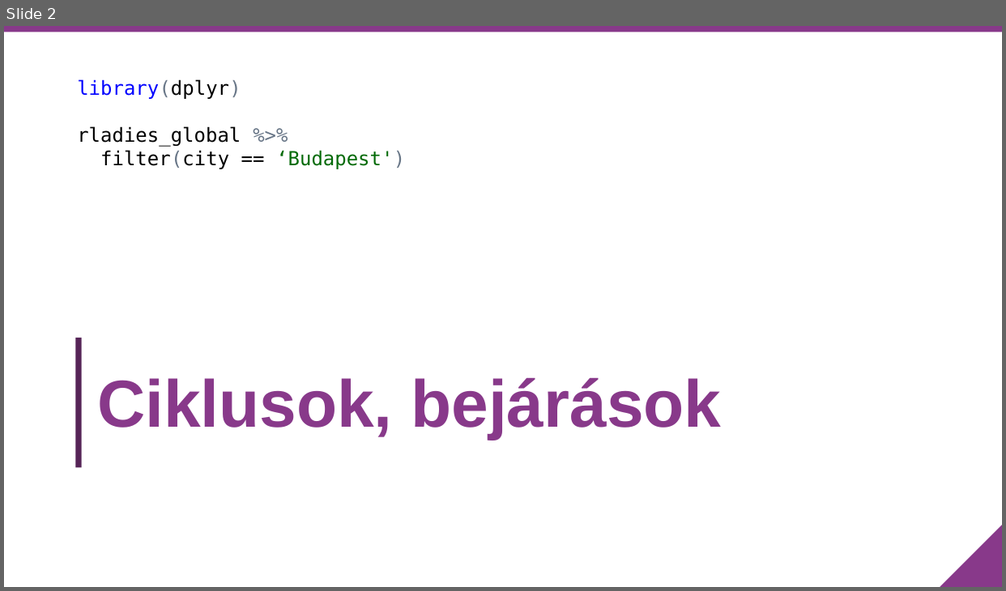
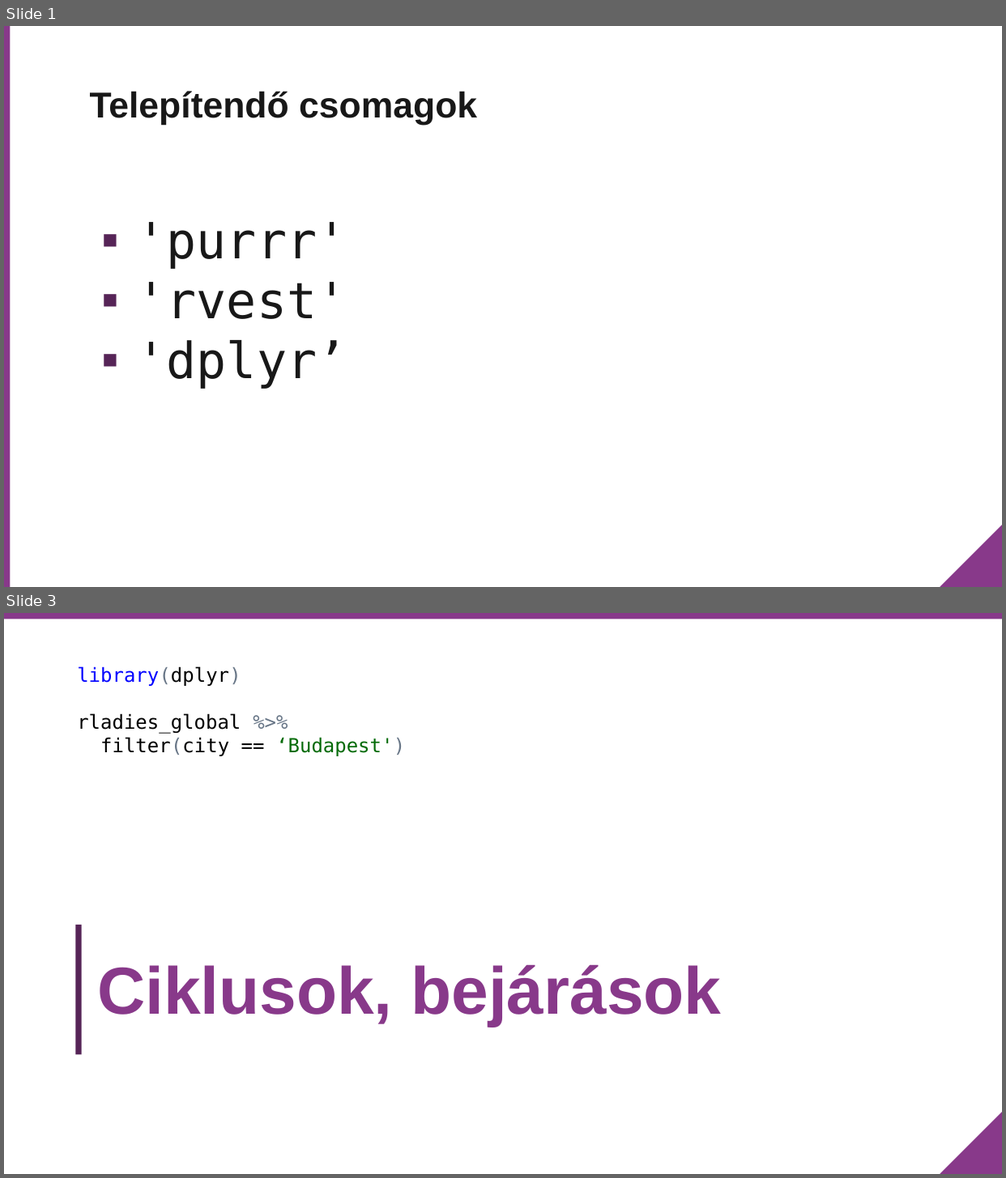
Before and after one commit to rladies/meetup-presentations_budapest, a slide deck: Meetup_2018_03_09/Data structures and loops/ppt/Adatszerkezetek.pptx. Shown one above the other, each under a label of ours: slide 2 before the commit, slides 1 and 3 after it; the slides between them are not shown. The pictures are 1006x591 and 1006x1178 pixels, drawn with LibreOffice and Linux fonts; fonts in the diff are those of the drawing; background and template pictures are left out. Boxes give left, top, right and bottom in pixels: in the first picture for what was removed or moved away, otherwise in the second. Text is boxed around its words. In the diff, an @@ line names an element or a change of style, - is before the commit and + after.

```diff
--- a/Meetup_2018_03_09/Data structures and loops/ppt/Adatszerkezetek.pptx
+++ b/Meetup_2018_03_09/Data structures and loops/ppt/Adatszerkezetek.pptx
@@ slide 1 added at (4, 26, 1002, 587), background #FFFFFF; not listed: 1 template element that a slide beside it also shows @@
@@ rectangle added at (4, 26, 10, 587), fill #88398A @@
@@ title added at (90, 91, 477, 125), 26 pt, text #181818, bold @@
+Telepítendő csomagok
@@ text added at (137, 222, 347, 389), 36 pt, text #181818 @@
+▪ 'purrr'
+▪ 'rvest'
+▪ 'dplyr’
@@ what was slide 2 is now slide 3 @@
```
Also in this commit, not shown: 4 slides changed, 3 other slides added, 2 other files.
